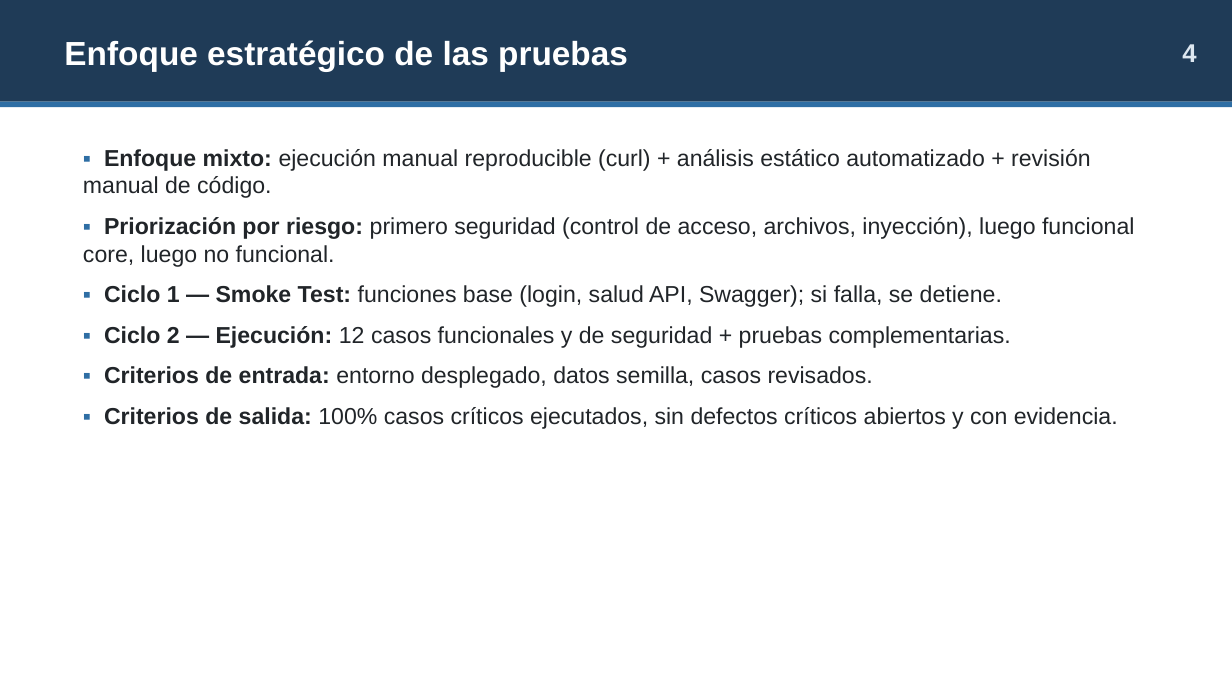
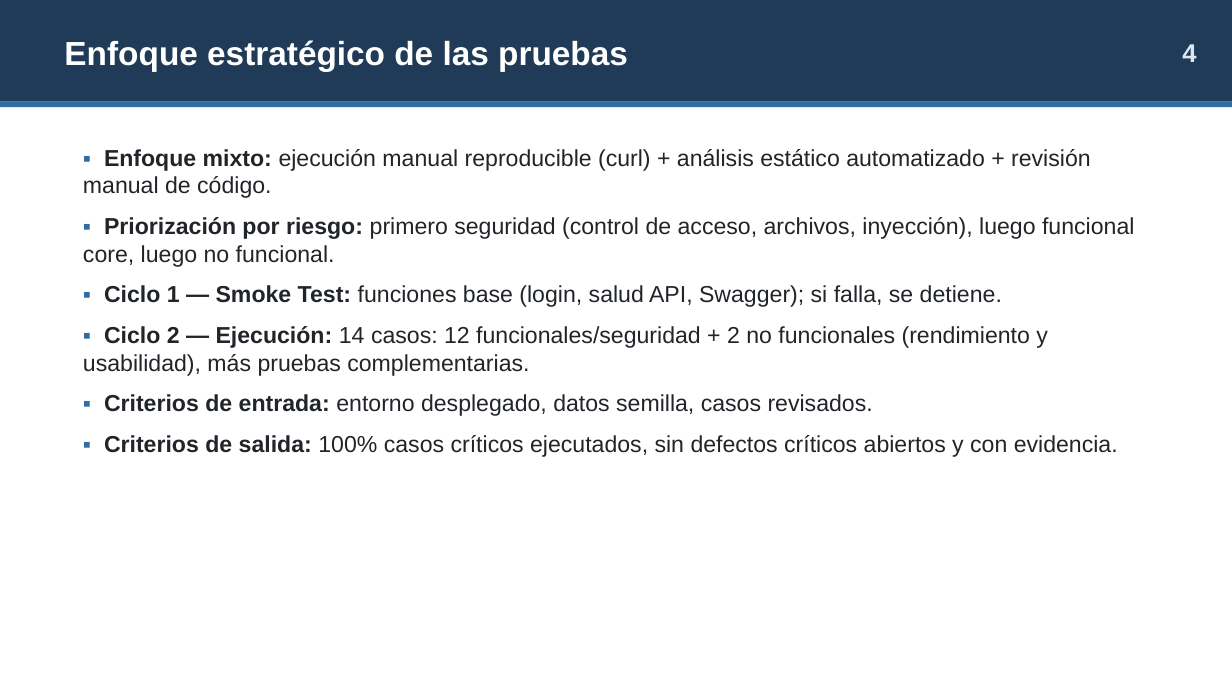
Before and after one commit to LTassoD/Seguridad-y-Calidad-en-el-Desarrollo-de-Software, a slide deck: slide 4 of EP3_Presentacion_Atlas.pptx. Drawn at 1232x693 pixels with LibreOffice and Linux fonts; fonts in the diff are those of the drawing. Boxes give left, top, right and bottom in pixels: in the first picture for what was removed or moved away, otherwise in the second. Text is boxed around its words. In the diff, an @@ line names an element or a change of style, - is before the commit and + after.

Commit message:
Corregir informe EP3 segun retroalimentacion y agregar evidencias crudas
- Anexo F con peticiones curl y respuestas HTTP reales (14 casos CP y 13 bloques SEG)
- Matriz de trazabilidad con IDs reales del ERS y cobertura declarada (28,6 % plena, 42,9 % parcial)
- RF-5.2 corregido: PDF, DOC, PPT, JPG y PNG
- CP-013 de rendimiento (5 mediciones, promedio 4,011 s) registrado como FALLO
- CP-014 de usabilidad y accesibilidad (Lighthouse 0,96)
- Resumen: 14 casos, 11 pass / 3 fail (78,6 %); 12 incidentes
- Cronograma de ejecucion (3.5) y fecha/ejecutor en el detalle (5.2)
- Script de pruebas renumerado CP-001..CP-014
- PPT y guion de defensa sincronizados

```diff
--- a/EP3_Presentacion_Atlas.pptx
+++ b/EP3_Presentacion_Atlas.pptx
@@ text at [83,326,1048,376]: text changed @@
-▪ Ciclo 2 — Ejecución: 12 casos funcionales y de seguridad + pruebas complementarias.
+▪ Ciclo 2 — Ejecución: 14 casos: 12 funcionales/seguridad + 2 no funcionales (rendimiento y usabilidad), más pruebas complementarias.
```
Also in this commit, not shown: 6 other slides changed, 8 other files.
